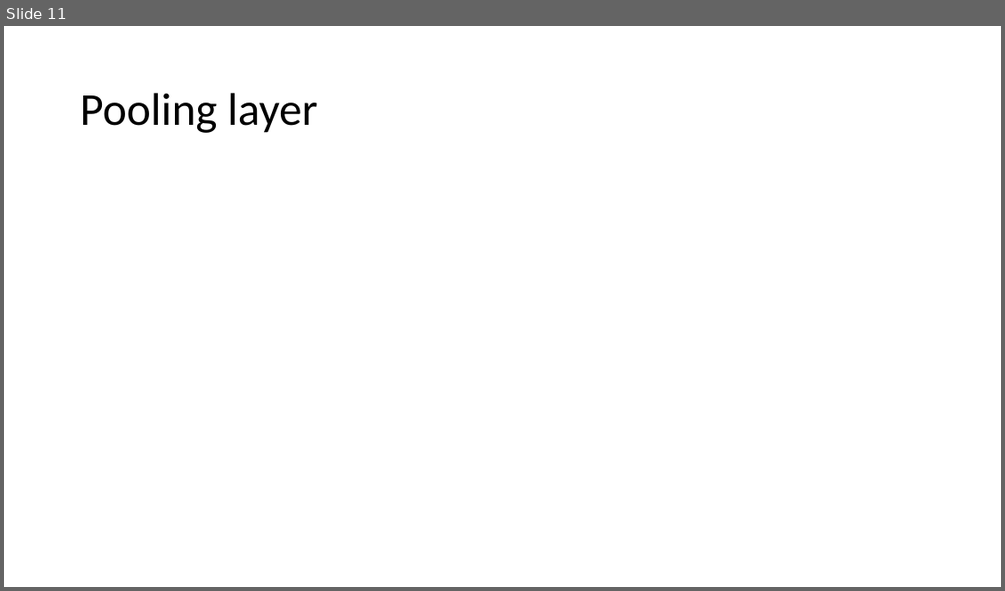
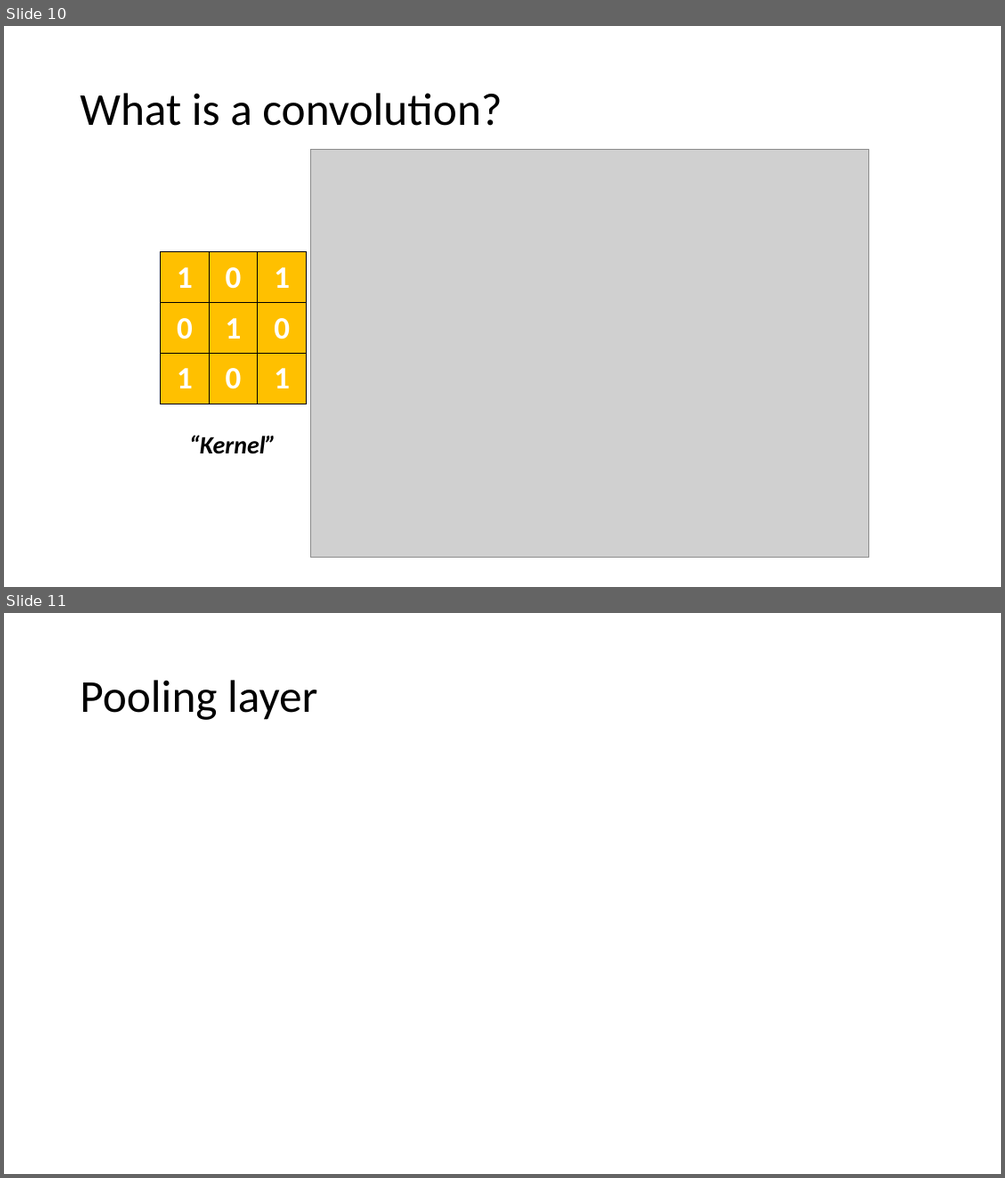
Before and after one commit to MICS-Lab/DeepLearningCourse, a slide deck: Slides_4.pptx. Shown one above the other, each under a label of ours: slide 11 before the commit, slides 10 and 11 after it. The pictures are 1005x591 and 1005x1178 pixels, drawn with LibreOffice and Linux fonts; fonts in the diff are those of the drawing; grey boxes stand for pictures. Boxes give left, top, right and bottom in pixels: in the first picture for what was removed or moved away, otherwise in the second. Text is boxed around its words. In the diff, an @@ line names an element or a change of style, - is before the commit and + after.

Commit message:
added kernel

```diff
--- a/Slides_4.pptx
+++ b/Slides_4.pptx
@@ slide 10 added at [4,26,1001,587], background #FFFFFF @@
@@ title added at [80,93,502,126], 44 pt, text #000000 @@
+What is a convolution?
@@ picture added at [310,150,868,557] @@
@@ table added at [161,252,306,404], 3 rows, 3 columns @@
+1 | 0 | 1
+0 | 1 | 0
+1 | 0 | 1
@@ text added at [189,435,276,454], 24 pt, text #000000, bold, italic @@
+“Kernel”
```
Also in this commit, not shown: 1 slide removed.
